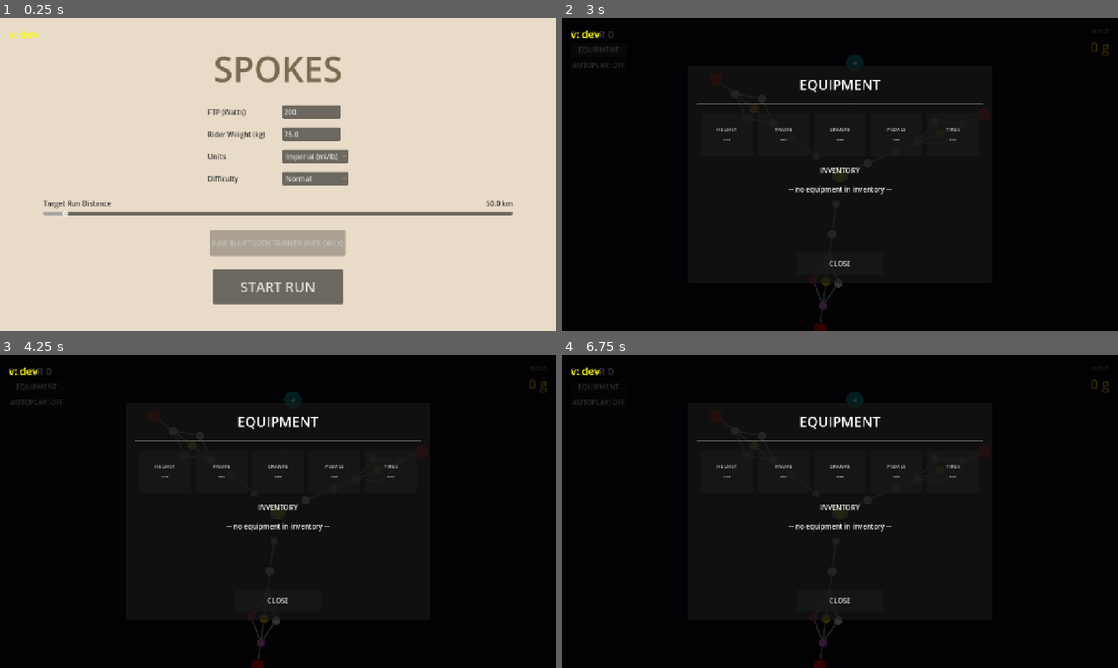
Above: before the commit, frames 1-4 (two rows, left to right).
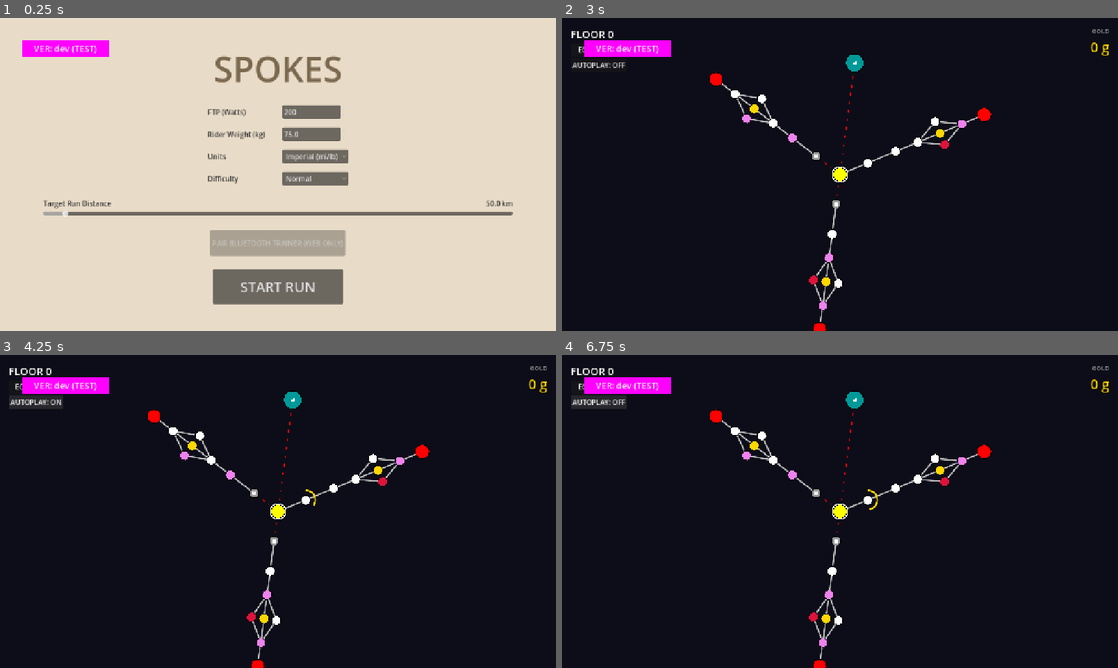
Above: after the commit, the same moments.

Repository: alexkibler/spokes-godot
Game: Godot game, scene res://src/scenes/MenuScene.tscn
Same seed, same stepped clock (60 frames per second), same inputs: the game is played once before the commit and once after it.
Inputs:
- Up to frame 1 (0.25 s): no input
- Up to frame 2 (3 s): click "Normal" at 0.5 s; click "Normal" at 1.25 s; click "START RUN" at 2 s; click "EQUIPMENT" at 2.75 s
- Up to frame 3 (4.25 s): click "AUTOPLAY: OFF" at 3.5 s
- Up to frame 4 (6.75 s): click "AUTOPLAY: OFF" (after the commit: "AUTOPLAY: ON") at 4.25 s; click "EQUIPMENT" at 5 s; click "AUTOPLAY: OFF" at 5.75 s; click "AUTOPLAY: OFF" (after the commit: "AUTOPLAY: ON") at 6.5 s

The runs differ from the first frame. In frame 1, 0.9% of the frame differs, in the area x 1-20%, y 4-13%; in frame 2, 3.8%; in frame 3, 4.1%; in frame 4, 4.1%, in the area x 1-99%, y 3-100%.

Commit message:
ui: extreme visibility test for version watermark with magenta background and browser logs

Diff:
--- a/src/autoloads/BuildInfo.gd
+++ b/src/autoloads/BuildInfo.gd
@@ -6,21 +6,34 @@
 const COMMIT_HASH: String = "dev"
 
 func _ready() -> void:
-	_add_version_watermark()
+	if OS.has_feature("web"):
+		JavaScriptBridge.eval("console.log('Spokes: BuildInfo autoload initializing...')")
+	_add_version_watermark.call_deferred()
 
 func _add_version_watermark() -> void:
 	var layer = CanvasLayer.new()
-	layer.layer = 128 # Very high layer
+	layer.layer = 128 # Max layer
 	add_child(layer)
 
+	var bg = ColorRect.new()
+	bg.color = Color.MAGENTA # Extreme contrast
+	bg.custom_minimum_size = Vector2(200, 40)
+	layer.add_child(bg)
+
 	var watermark = Label.new()
-	watermark.text = "v: " + COMMIT_HASH.left(7)
-	watermark.add_theme_font_size_override("font_size", 24)
-	watermark.add_theme_color_override("font_color", Color.YELLOW)
+	# Hardcode string to rule out empty variable issues
+	watermark.text = "VER: " + COMMIT_HASH.left(7) + " (TEST)"
+	watermark.add_theme_font_size_override("font_size", 20)
+	watermark.add_theme_color_override("font_color", Color.WHITE)
 	watermark.mouse_filter = Control.MOUSE_FILTER_IGNORE
+	bg.add_child(watermark)
 
-	layer.add_child(watermark)
+	# Center text in BG
+	watermark.set_anchors_and_offsets_preset(Control.PRESET_CENTER)
 
-	# Move to Top-Left for maximum visibility test
-	watermark.layout_mode = 1
-	watermark.set_anchors_and_offsets_preset(Control.PRESET_TOP_LEFT, Control.PRESET_MODE_MINSIZE, 20)
+	# Position the whole thing in top-left
+	bg.layout_mode = 1
+	bg.set_anchors_and_offsets_preset(Control.PRESET_TOP_LEFT, Control.PRESET_MODE_MINSIZE, 50)
+
+	if OS.has_feature("web"):
+		JavaScriptBridge.eval("console.log('Spokes: Watermark added to tree')")
